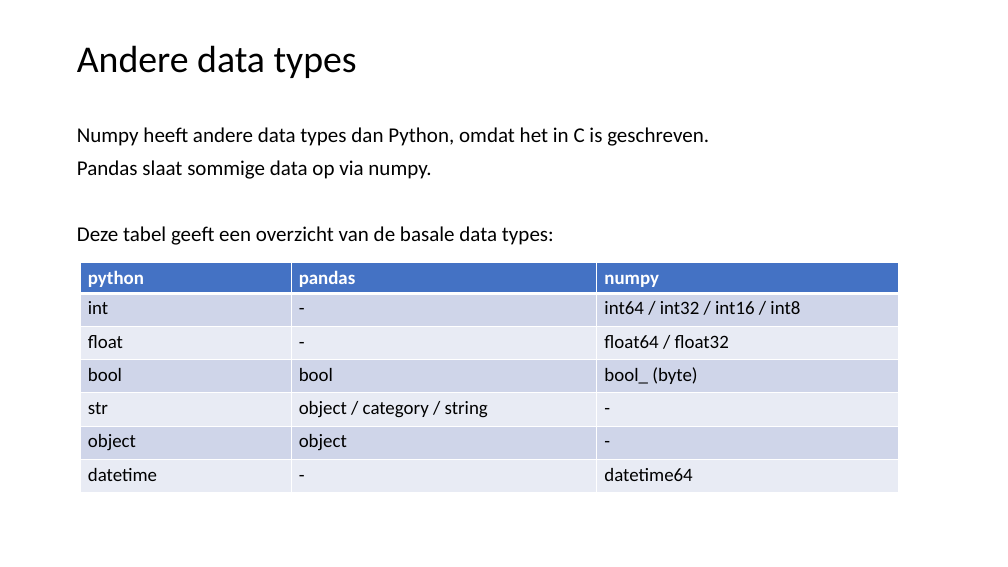
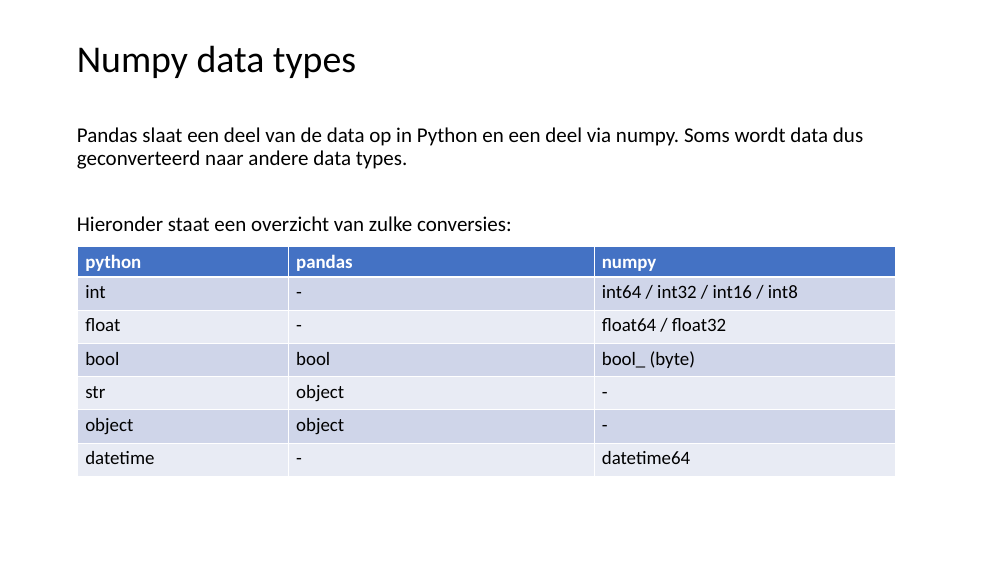
Before and after one commit to LFKoning/knowledge-sharing, a slide deck: slide 5 of python_trainees/3_pandas_plotting/python_traineeship_3.pptx. Drawn at 1008x567 pixels with LibreOffice and Linux fonts; fonts in the diff are those of the drawing. Boxes give left, top, right and bottom in pixels: in the first picture for what was removed or moved away, otherwise in the second. Text is boxed around its words. In the diff, an @@ line names an element or a change of style, - is before the commit and + after.

Commit message:
Finalize pandas part of Python trainees

```diff
--- a/python_trainees/3_pandas_plotting/python_traineeship_3.pptx
+++ b/python_trainees/3_pandas_plotting/python_traineeship_3.pptx
@@ title at (77, 45, 356, 78): text changed @@
-Andere data types
+Numpy data types
@@ text at (77, 127, 863, 231): text changed @@
-Numpy heeft andere data types dan Python, omdat het in C is geschreven.
-Pandas slaat sommige data op via numpy.
-Deze tabel geeft een overzicht van de basale data types:
+Pandas slaat een deel van de data op in Python en een deel via numpy. Soms wordt data dus geconverteerd naar andere data types.
+Hieronder staat een overzicht van zulke conversies:
@@ table at (78, 247, 896, 476) @@
-row 5, column 2: object / category / string
+row 5, column 2: object
@@ table: place and size @@
-table at (80, 262, 898, 492)
+table at (78, 247, 896, 476)
```
Also in this commit, not shown: 10 other slides changed, 10 other files.
